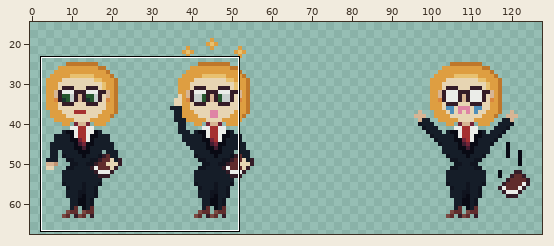
One commit to this pixel-art file: graphics/dean/dean.aseprite. Above: a wide view before the commit, with the close-up outlined.
Close-up. Before the edit:
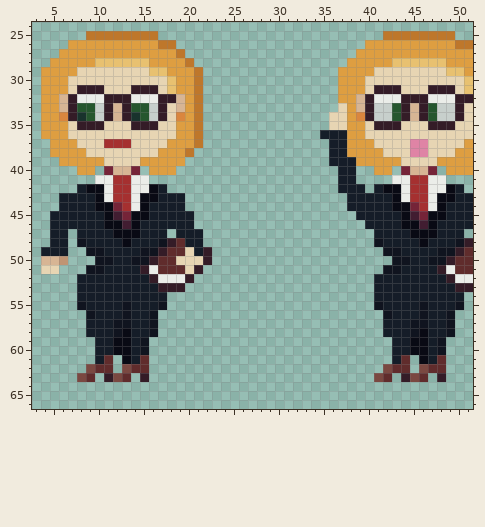
128x80 pixels, 1 frame. Colours within 5 levels of each other are drawn and written as one. Shown: x 3..51, y 24..66. The old version is drawn lined up with the new one. The wide view leaves out empty margins. The commit also changed other parts of the picture, which this record leaves out.
The result:
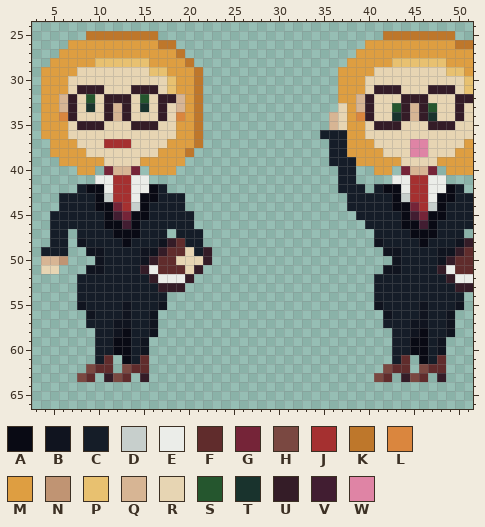
Palette (. is transparent): A #090a14  B #10141f  C #151d28  D #c7cfcc  E #ebede9  F #602c2c  G #752438  H #7a4841  J #a53030  K #be772b  L #da863e  M #de9e41  N #c09473  P #e8c170  Q #d7b594  R #e7d5b3  S #25562e  T #19332d  U #341c27  V #411d31  W #df84a5
From old to new:
drawings rearranged on the sheet (the old picture shows each at its new place; 1 dropped ones are not shown)
@@ x 3..51 @@
 31 .MMMRUUURRRUUURPMMK...............MMMRUUURRRUUURP
-32 .MMQUEEEUUUEEEUUQMK...............MMQUEEEUUUEEEUU
-33 .MMQUSSDUQUSSDURQMK...............RMQUDDSUQUSDDUR
-34 .MMLUTSDUQUTSDURLMK..............RRMLUDDSUQUSDDUR
-35 .MMMRUUURRRUUURRMMK..............RRMMRUUURRRUUURR
+32 .MMQURSRUUURSRUUQMK...............MMQURRRUUURRRUU
+33 .MMQURTRUQURTRURQMK...............RMQURRSUQUSRRUR
+34 .MMLURRRUQURRRURLMK..............QRMLURRTUQUTRRUR
+35 .MMMRUUURRRUUURRMMK..............QRMMRUUURRRUUURR
 36 .MMMRRRRRRRRRRRRMMK.............CCCMMRRRRRRRRRRRR
@@ x 3..51 @@
 42 .....CAAEJJEEAC...................CCC.CAAEJJEEAC.
-43 ...CCCCAEJJEAACCC..................CCCCCAEJJEAACC
-44 ...CCCCAAGJEACCCC..................CCCCCAAGJEACCC
+43 ...CCCCADJJEAACCC..................CCCCCADJJEAACC
+44 ...CCCCAAGJDACCCC..................CCCCCAAGJDACCC
 45 ..CCCCCCAVGAACCCCC..................CCCCCAVGAACCC
@@ x 3..51 @@
 49 .CCC..BBCCCCBBUFFRCU...................BBCCCCBBUF
-50 .QQN...BBCCBBUFFRRRU....................BBCCBBUFF
+50 .QQN...BCCCCBUFFRRRU....................BCCCCBUFF
 51 .RR...BBCCCCUEFFFRU....................BBCCCCUEFF
@@ x 3..51 @@
 57 ......CCCBBCCB.........................CCCBBCCB..
-58 ......CCCBACCB.........................CCCBACCB..
+58 .......CCBACCB..........................CCBACCB..
 59 .......CCAACB...........................CCAACB...
Boxes around the changes in both close-ups, in picture pixels (x1, y1, x2, y2):
changed: (77, 94, 158, 121)
changed: (329, 94, 455, 130)
changed: (104, 193, 140, 211)
changed: (401, 193, 437, 211)
changed: (104, 256, 140, 265)
changed: (401, 256, 437, 265)
erased: (86, 328, 95, 337)
erased: (383, 328, 392, 337)
